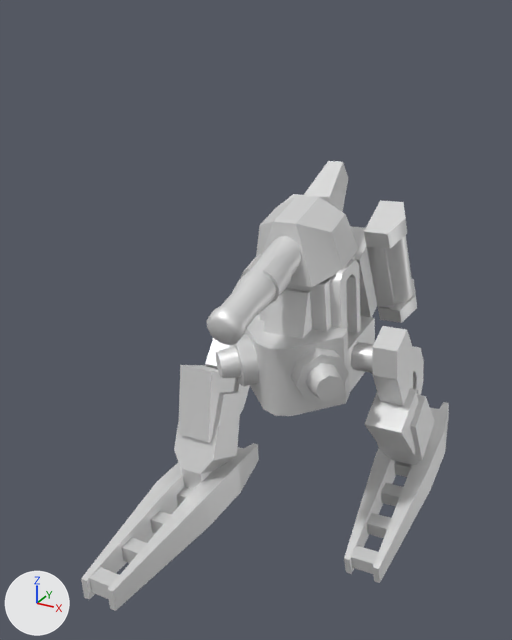
Renders of the glTF model glb/armfboy.glb from each side of a commit.
Before and after are seen from a 50 mm lens placed at (46.5, -105.0, 53.2), pointed at (-4.8, -11.8, 6.6). Every picture has the same lights, and +X, +Y and +Z are marked at lower left. The older version comes first. Where no turn or scale is listed for an object, it has been applied to the vertices.

Objects in the first picture: 'barrel', 'body', 'lfoot', 'lleg', 'lthigh', 'rfoot', 'rleg', 'rthigh', 'turret'.
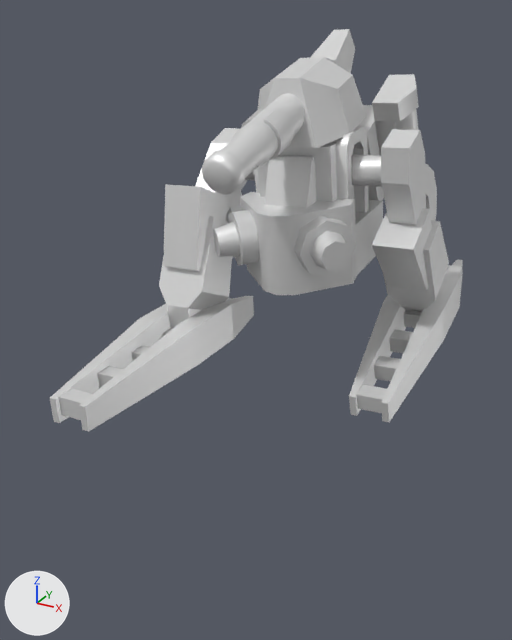
Location of each change, [x1, y1, x2, y2] in pixels of the pictures (512 x 640 px):
'body', moved: before [216, 194, 417, 416]; after [213, 74, 419, 295]
'rfoot', moved: before [81, 443, 259, 611]; after [50, 296, 254, 432]
'lfoot', moved: before [344, 402, 449, 583]; after [349, 260, 463, 422]
'rleg', moved: before [174, 365, 241, 490]; after [159, 184, 232, 328]
'turret', moved: before [256, 161, 358, 287]; after [258, 29, 366, 148]
'barrel', moved: before [207, 236, 301, 345]; after [202, 93, 305, 195]
'lthigh', moved: before [351, 326, 424, 406]; after [351, 129, 437, 225]
'lleg', moved: before [365, 389, 435, 465]; after [372, 208, 449, 312]
'rthigh', moved: before [205, 338, 250, 414]; after [195, 128, 255, 258]

Edits to the bpy script that builds the scene:
```text
Change ob_body:
    ob_body.location: (0.0, 0.0, 0.0) -> (0.0, 0.0, 21.4)
Change ob_lthigh:
    ob_lthigh.location: (15.1, -1.0, -1.0) -> (14.5, -1.9, 30.9)
Change ob_lleg:
    ob_lleg.location: (15.5, 4.8, -9.4) -> (14.9, 3.9, 22.5)
Change ob_lfoot:
    ob_lfoot.location: (16.3, 11.7, -27.7) -> (15.7, 10.8, 4.2)
Change ob_rthigh:
    ob_rthigh.location: (-14.9, -0.8, -2.8) -> (-15.4, -1.7, 29.0)
Change ob_rleg:
    ob_rleg.location: (-14.4, -7.2, -10.7) -> (-14.9, -8.1, 21.1)
Change ob_rfoot:
    ob_rfoot.location: (-13.6, -17.9, -27.0) -> (-14.1, -18.9, 4.8)
```
